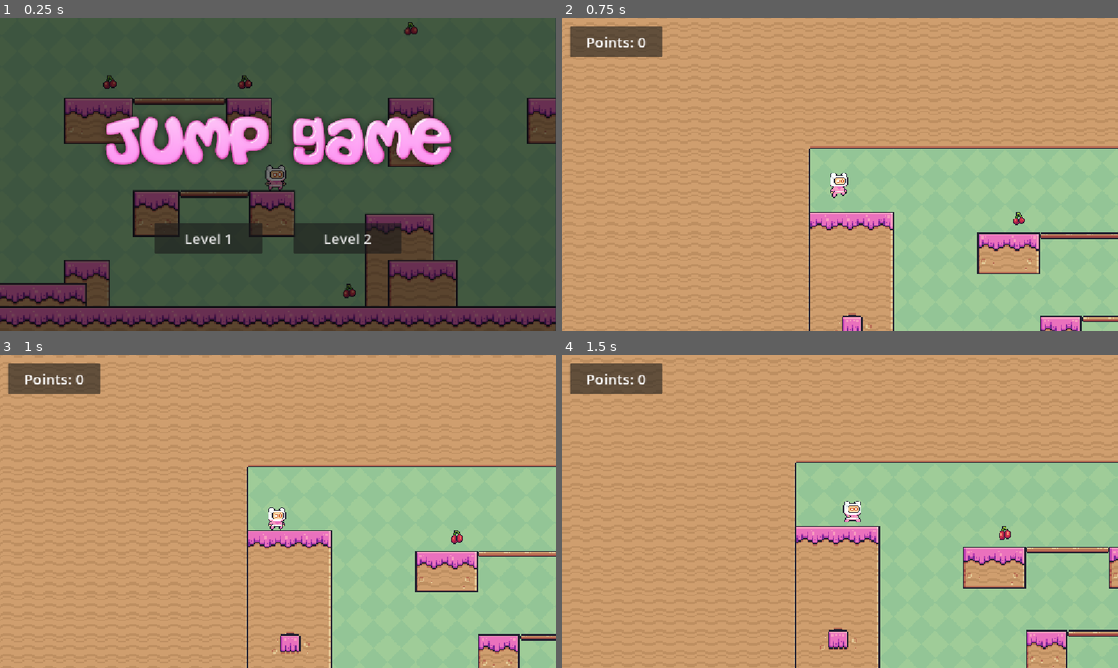
Above: before the commit, frames 1-4 (two rows, left to right).
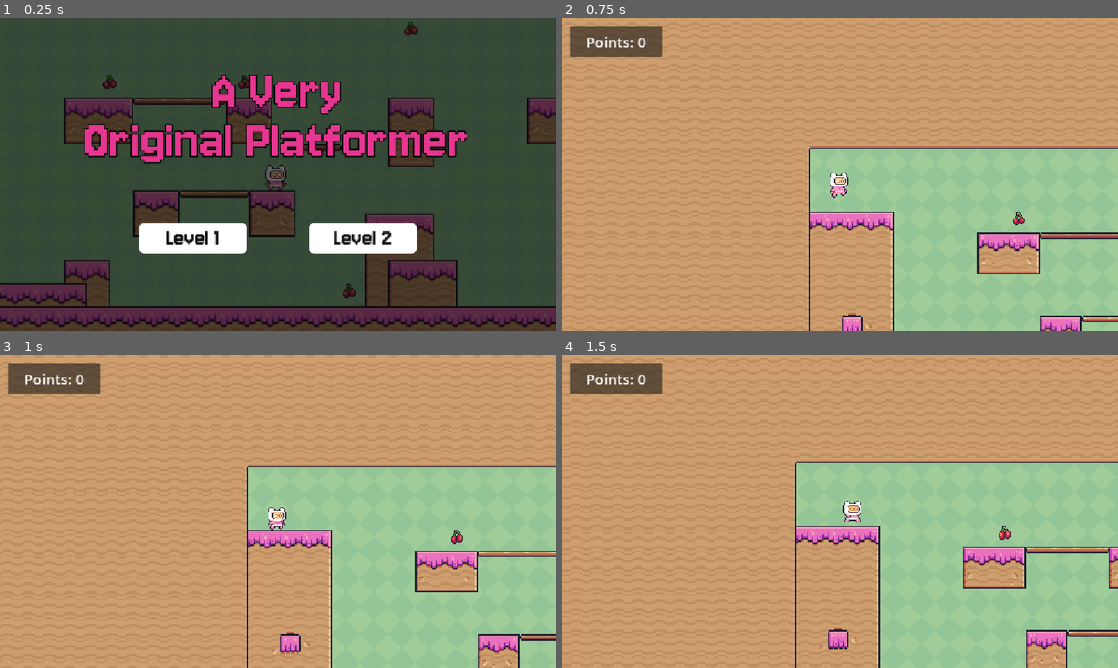
Above: after the commit, the same moments.

Repository: hanazzz/2d-platformer-game
Game: Godot game, scene res://scenes/main_menu.tscn
Two runs of this game, one before a commit and one after it. Both use one fixed random seed, a clock stepped at 60 frames per second and the inputs below.
Inputs:
- Up to frame 1 (0.25 s): no input
- Up to frame 2 (0.75 s): click "Level 1" at 0.5 s
- Up to frame 3 (1 s): no input
- Up to frame 4 (1.5 s): hold Right (right) from 1.28 s (still down)

The runs differ from the first frame. In frame 1, 13% of the frame differs, in the area x 15-85%, y 18-76%; in frame 2, nothing differs; in frame 3, nothing differs; in frame 4, nothing differs.

Commit message:
Style main menu buttons + add font file

Diff:
--- a/scenes/main_menu.tscn
+++ b/scenes/main_menu.tscn
@@ -1,12 +1,55 @@
-[gd_scene load_steps=5 format=3 uid="uid://rukhcfl4rwli"]
+[gd_scene load_steps=12 format=3 uid="uid://rukhcfl4rwli"]
 
 [ext_resource type="Script" uid="uid://6382eyvu3rmh" path="res://scenes/main_menu.gd" id="1_bqqt6"]
 [ext_resource type="Texture2D" uid="uid://capthhebhmoqf" path="res://game_logo.png" id="2_bqqt6"]
 [ext_resource type="Texture2D" uid="uid://bk737hwrium3" path="res://bg_main_menu.png" id="2_wu84c"]
+[ext_resource type="FontFile" uid="uid://bn0212nw3j40m" path="res://Jersey10-Regular.ttf" id="4_wu84c"]
 
 [sub_resource type="StyleBoxTexture" id="StyleBoxTexture_8ln24"]
 texture = ExtResource("2_wu84c")
-modulate_color = Color(0.4506483, 0.45064825, 0.4506485, 1)
+modulate_color = Color(0.38170326, 0.38170323, 0.38170326, 1)
+
+[sub_resource type="StyleBoxFlat" id="StyleBoxFlat_tbmy8"]
+bg_color = Color(1, 1, 1, 1)
+corner_radius_top_left = 12
+corner_radius_top_right = 12
+corner_radius_bottom_right = 12
+corner_radius_bottom_left = 12
+
+[sub_resource type="StyleBoxFlat" id="StyleBoxFlat_jk1qb"]
+bg_color = Color(0.09620472, 0.09620475, 0.09620469, 1)
+corner_radius_top_left = 12
+corner_radius_top_right = 12
+corner_radius_bottom_right = 12
+corner_radius_bottom_left = 12
+
+[sub_resource type="StyleBoxFlat" id="StyleBoxFlat_wu84c"]
+bg_color = Color(0.2231029, 0.2231029, 0.22310278, 1)
+corner_radius_top_left = 12
+corner_radius_top_right = 12
+corner_radius_bottom_right = 12
+corner_radius_bottom_left = 12
+
+[sub_resource type="StyleBoxFlat" id="StyleBoxFlat_8ln24"]
+bg_color = Color(1, 1, 1, 1)
+corner_radius_top_left = 12
+corner_radius_top_right = 12
+corner_radius_bottom_right = 12
+corner_radius_bottom_left = 12
+
+[sub_resource type="StyleBoxFlat" id="StyleBoxFlat_rtw2f"]
+bg_color = Color(0.09803922, 0.09803922, 0.09803922, 1)
+corner_radius_top_left = 12
+corner_radius_top_right = 12
+corner_radius_bottom_right = 12
+corner_radius_bottom_left = 12
+
+[sub_resource type="StyleBoxFlat" id="StyleBoxFlat_oa1go"]
+bg_color = Color(0.22352941, 0.22352941, 0.22352941, 1)
+corner_radius_top_left = 12
+corner_radius_top_right = 12
+corner_radius_bottom_right = 12
+corner_radius_bottom_left = 12
 
 [node name="MainMenu" type="Node"]
 script = ExtResource("1_bqqt6")
@@ -20,6 +63,7 @@
 theme_override_styles/panel = SubResource("StyleBoxTexture_8ln24")
 
 [node name="GameLogo" type="TextureRect" parent="."]
+visible = false
 anchors_preset = 8
 anchor_left = 0.5
 anchor_top = 0.5
@@ -39,13 +83,18 @@
 anchor_top = 0.5
 anchor_right = 0.5
 anchor_bottom = 0.5
-offset_left = -256.0
+offset_left = -288.0
 offset_top = 100.0
-offset_right = -32.0
+offset_right = -64.0
 offset_bottom = 164.0
 grow_horizontal = 2
 grow_vertical = 2
-theme_override_font_sizes/font_size = 30
+theme_override_colors/font_color = Color(0.038397297, 0.03839711, 0.038397152, 1)
+theme_override_fonts/font = ExtResource("4_wu84c")
+theme_override_font_sizes/font_size = 50
+theme_override_styles/normal = SubResource("StyleBoxFlat_tbmy8")
+theme_override_styles/pressed = SubResource("StyleBoxFlat_jk1qb")
+theme_override_styles/hover = SubResource("StyleBoxFlat_wu84c")
 text = "Level 1"
 
 [node name="Level2" type="Button" parent="."]
@@ -54,14 +103,36 @@
 anchor_top = 0.5
 anchor_right = 0.5
 anchor_bottom = 0.5
-offset_left = 32.0
+offset_left = 64.0
 offset_top = 100.0
-offset_right = 256.0
+offset_right = 288.0
 offset_bottom = 164.0
 grow_horizontal = 2
 grow_vertical = 2
-theme_override_font_sizes/font_size = 30
+theme_override_colors/font_color = Color(0.08856013, 0.088559814, 0.08855989, 1)
+theme_override_fonts/font = ExtResource("4_wu84c")
+theme_override_font_sizes/font_size = 50
+theme_override_styles/normal = SubResource("StyleBoxFlat_8ln24")
+theme_override_styles/pressed = SubResource("StyleBoxFlat_rtw2f")
+theme_override_styles/hover = SubResource("StyleBoxFlat_oa1go")
 text = "Level 2"
+
+[node name="Label" type="Label" parent="."]
+texture_filter = 1
+offset_left = 160.0
+offset_top = 87.0
+offset_right = 992.0
+offset_bottom = 319.0
+theme_override_colors/font_color = Color(0.9019608, 0.21176471, 0.5647059, 1)
+theme_override_colors/font_outline_color = Color(0, 0, 0, 1)
+theme_override_constants/line_spacing = -28
+theme_override_constants/outline_size = 10
+theme_override_fonts/font = ExtResource("4_wu84c")
+theme_override_font_sizes/font_size = 120
+text = "A Very
+Original Platformer"
+horizontal_alignment = 1
+vertical_alignment = 1
 
 [connection signal="pressed" from="Level1" to="." method="_on_level_1_pressed"]
 [connection signal="pressed" from="Level2" to="." method="_on_level_2_pressed"]
Binary file added: Jersey10-Regular.ttf
Not shown, added: Jersey10-Regular.ttf.import
